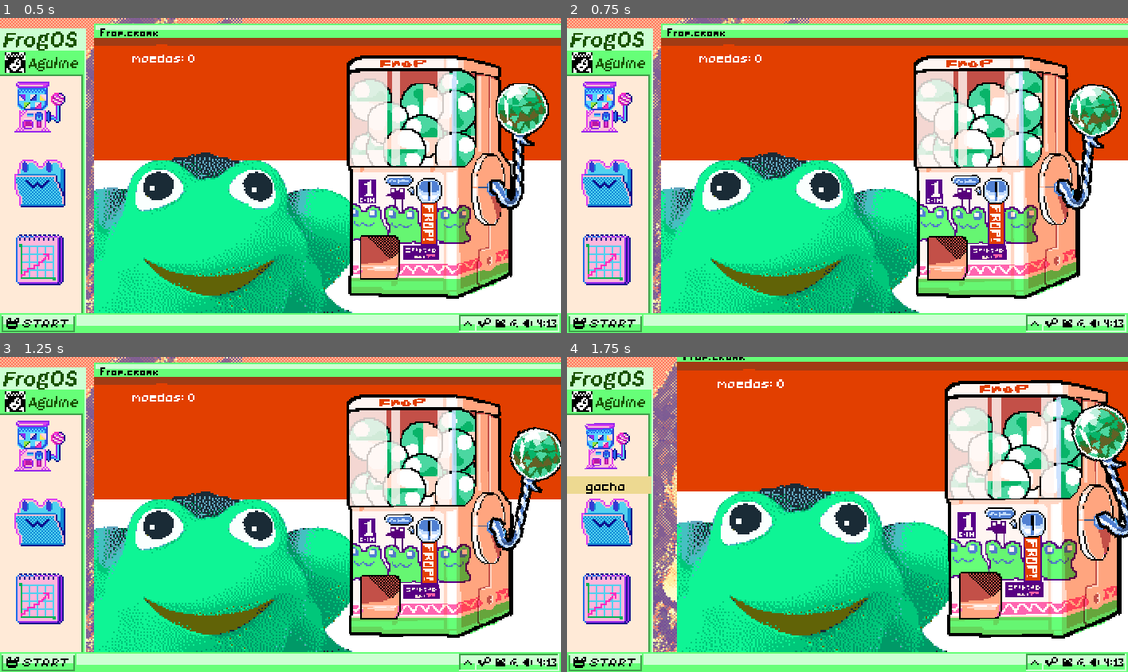
Above: before the commit, frames 1-4 (two rows, left to right).
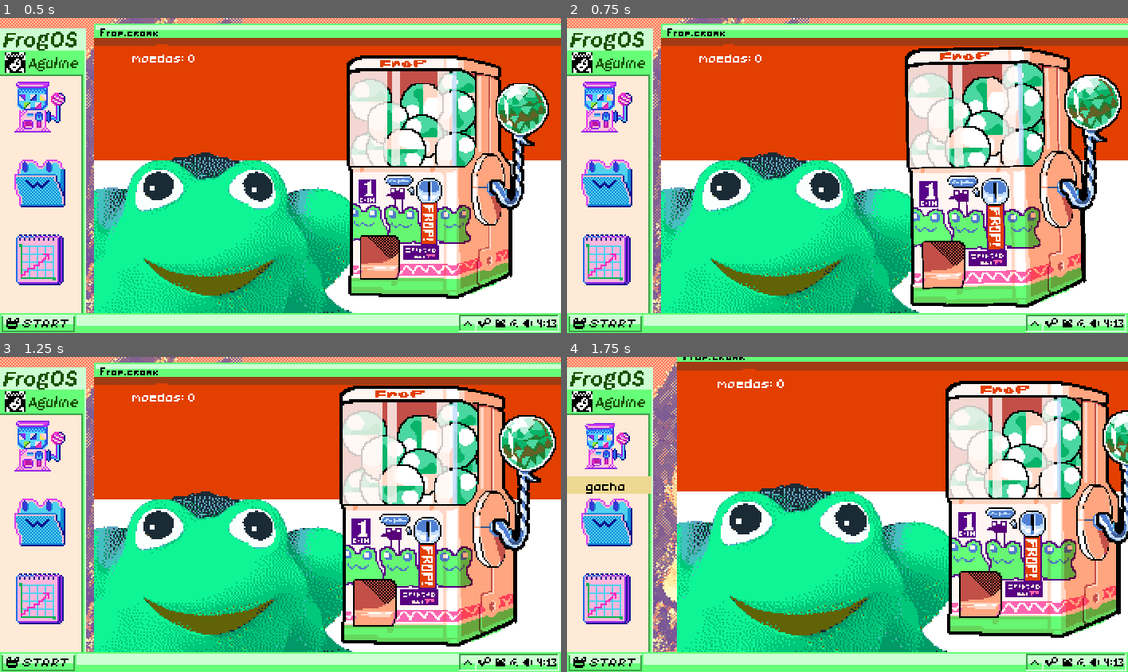
Above: after the commit, the same moments.

Repository: cosmicfoxgames/sapopon
Game: Godot game, scene res://scenes/desktop_master.tscn
Same seed, same stepped clock (60 frames per second), same inputs: the game is played once before the commit and once after it. This scene is started directly instead of the project's main scene.
Inputs (mouse positions are in pixels of both pictures, inside the frame that each line leads up to):
- Up to frame 1 (0.5 s): no input
- Up to frame 2 (0.75 s): tap Enter (game_enter) at 0.5 s; move the mouse to (998, 178) at 0.52 s; click (998, 178) at 0.6 s
- Up to frame 3 (1.25 s): tap Enter (game_enter) at 0.8 s
- Up to frame 4 (1.75 s): move the mouse to (606, 445) at 1.27 s; tap Enter (game_enter) at 1.35 s; click (606, 445) at 1.55 s

Frame 1 is identical in both runs. In frame 2, 16% of the frame differs, in the area x 60-99%, y 9-92%; in frame 3, 17%, in the area x 60-100%, y 9-92%; in frame 4, 5.7%.

Commit message:
added new frog screen

Diff:
--- a/project.godot
+++ b/project.godot
@@ -44,6 +44,7 @@
 "deadzone": 0.5,
 "events": [Object(InputEventKey,"resource_local_to_scene":false,"resource_name":"","device":-1,"window_id":0,"alt_press …(195 unchanged characters)…
 , Object(InputEventKey,"resource_local_to_scene":false,"resource_name":"","device":-1,"window_id":0,"alt_pressed":false …(182 unchanged characters)…
+, Object(InputEventMouseButton,"resource_local_to_scene":false,"resource_name":"","device":-1,"window_id":0,"alt_pressed":false,"shift_pressed":false,"ctrl_pressed":false,"meta_pressed":false,"button_mask":0,"position":Vector2(0, 0),"global_position":Vector2(0, 0),"factor":1.0,"button_index":1,"canceled":false,"pressed":false,"double_click":false,"script":null)
 ]
 }
 
--- /dev/null
+++ b/resources/frog_resources/frog_low_poly.tres
@@ -0,0 +1,9 @@
+[gd_resource type="Resource" script_class="FrogTemplate" load_steps=2 format=3 uid="uid://2cf8dcfya0ma"]
+
+[ext_resource type="Script" path="res://scripts/frog_template.gd" id="1_a0klr"]
+
+[resource]
+script = ExtResource("1_a0klr")
+id = "frog_low_poly"
+colection = 2
+frog_rarity = 1
--- a/scene objects/gacha.gd
+++ b/scene objects/gacha.gd
@@ -4,26 +4,41 @@
 
 @onready var anim = %AnimationPlayer
 
-var is_hovering
+var is_hovering = false
+var can_interact = true
 
 func _ready() -> void:
 	anim.play("idle")
 
 func _process(delta: float) -> void:
-	if Input.is_action_just_pressed("game_click") and is_hovering == true:
-		get_gacha()
+	if Input.is_action_just_pressed("game_click") and is_hovering == true and can_interact == true:
+		if PlayerData.current_money > 0:
+			get_gacha()
+		else: no_money()
 
 func get_gacha():
+	can_interact = false
 	anim.play("gacha")
 	await anim.animation_finished
-	anim.play("idle")
+
+	if is_hovering == false:
+		anim.play("idle")
+	can_interact = true
 
 	got_new_frog.emit()
+
+func no_money():
+	print("NO MONEY")
 
 #signals
 
 func _on_area_2d_mouse_entered() -> void:
+	anim.play("hover_in")
+	await anim.animation_finished
 	is_hovering = true
 
 func _on_area_2d_mouse_exited() -> void:
+	anim.play("hover_out")
 	is_hovering = false
+	await anim.animation_finished
+	anim.play("idle")
--- a/scene objects/gacha.tscn
+++ b/scene objects/gacha.tscn
@@ -1,40 +1,10 @@
-[gd_scene load_steps=11 format=3 uid="uid://bgg5woyjyfmwy"]
+[gd_scene load_steps=13 format=3 uid="uid://bgg5woyjyfmwy"]
 
 [ext_resource type="Texture2D" uid="uid://betjxpsofc3i6" path="res://resources/graphics/gacha/GACHABACK.PNG" id="1_eyycu"]
 [ext_resource type="Texture2D" uid="uid://dnedl5y2ueplo" path="res://resources/graphics/gacha/GACHAFRONT.PNG" id="1_lpaf7"]
 [ext_resource type="Script" path="res://scene objects/gacha.gd" id="1_n7kdm"]
 [ext_resource type="Texture2D" uid="uid://baihgicbqykr5" path="res://resources/graphics/gacha/BOLAS.PNG" id="2_cgk8g"]
 [ext_resource type="Texture2D" uid="uid://ck2g60qy0eoe5" path="res://resources/graphics/gacha/GACHALAVANCA.PNG" id="4_7yyqh"]
-
-[sub_resource type="Animation" id="Animation_lp5ag"]
-resource_name = "idle"
-length = 2.0
-loop_mode = 1
-step = 0.1
-tracks/0/type = "value"
-tracks/0/imported = false
-tracks/0/enabled = true
-tracks/0/path = NodePath("all_gacha:rotation")
-tracks/0/interp = 2
-tracks/0/loop_wrap = true
-tracks/0/keys = {
-"times": PackedFloat32Array(0, 0.5, 1, 1.5),
-"transitions": PackedFloat32Array(1, 1, 1, 1),
-"update": 0,
-"values": [0.0174533, 0.0, -0.0174533, 0.0]
-}
-tracks/1/type = "value"
-tracks/1/imported = false
-tracks/1/enabled = true
-tracks/1/path = NodePath("all_gacha:scale")
-tracks/1/interp = 2
-tracks/1/loop_wrap = true
-tracks/1/keys = {
-"times": PackedFloat32Array(0, 1),
-"transitions": PackedFloat32Array(1, 1),
-"update": 0,
-"values": [Vector2(1, 1), Vector2(1.01, 1.01)]
-}
 
 [sub_resource type="Animation" id="Animation_ft78n"]
 length = 0.001
@@ -116,10 +86,88 @@
 "values": [Vector2(0, 0), Vector2(0, 0), Vector2(1, -1), Vector2(-1, 1), Vector2(-1, -1), Vector2(1, 1), Vector2(0, 0)]
 }
 
+[sub_resource type="Animation" id="Animation_lp5ag"]
+resource_name = "idle"
+length = 2.0
+loop_mode = 1
+step = 0.1
+tracks/0/type = "value"
+tracks/0/imported = false
+tracks/0/enabled = true
+tracks/0/path = NodePath("all_gacha:rotation")
+tracks/0/interp = 2
+tracks/0/loop_wrap = true
+tracks/0/keys = {
+"times": PackedFloat32Array(0, 0.5, 1, 1.5),
+"transitions": PackedFloat32Array(1, 1, 1, 1),
+"update": 0,
+"values": [0.0174533, 0.0, -0.0174533, 0.0]
+}
+tracks/1/type = "value"
+tracks/1/imported = false
+tracks/1/enabled = true
+tracks/1/path = NodePath("all_gacha:scale")
+tracks/1/interp = 2
+tracks/1/loop_wrap = true
+tracks/1/keys = {
+"times": PackedFloat32Array(0, 1),
+"transitions": PackedFloat32Array(1, 1),
+"update": 0,
+"values": [Vector2(1, 1), Vector2(1.01, 1.01)]
+}
+
+[sub_resource type="Animation" id="Animation_ehpi3"]
+resource_name = "hover_in"
+length = 0.5
+step = 0.1
+tracks/0/type = "value"
+tracks/0/imported = false
+tracks/0/enabled = true
+tracks/0/path = NodePath("all_gacha:scale")
+tracks/0/interp = 2
+tracks/0/loop_wrap = true
+tracks/0/keys = {
+"times": PackedFloat32Array(0, 0.3, 0.4),
+"transitions": PackedFloat32Array(1, 1, 1),
+"update": 0,
+"values": [Vector2(1, 1), Vector2(1.1, 1.1), Vector2(1.08, 1.08)]
+}
+tracks/1/type = "value"
+tracks/1/imported = false
+tracks/1/enabled = true
+tracks/1/path = NodePath("all_gacha:rotation")
+tracks/1/interp = 1
+tracks/1/loop_wrap = true
+tracks/1/keys = {
+"times": PackedFloat32Array(0, 0.2, 0.3, 0.4),
+"transitions": PackedFloat32Array(1, 1, 1, 1),
+"update": 1,
+"values": [0.0, -0.0174533, 0.0174533, 0.0]
+}
+
+[sub_resource type="Animation" id="Animation_wgoav"]
+resource_name = "hover_out"
+length = 0.5
+step = 0.1
+tracks/0/type = "value"
+tracks/0/imported = false
+tracks/0/enabled = true
+tracks/0/path = NodePath("all_gacha:scale")
+tracks/0/interp = 2
+tracks/0/loop_wrap = true
+tracks/0/keys = {
+"times": PackedFloat32Array(0, 0.3, 0.4),
+"transitions": PackedFloat32Array(1, 1, 1),
+"update": 0,
+"values": [Vector2(1.08, 1.08), Vector2(0.98, 0.98), Vector2(1, 1)]
+}
+
 [sub_resource type="AnimationLibrary" id="AnimationLibrary_gokhi"]
 _data = {
 "RESET": SubResource("Animation_ft78n"),
 "gacha": SubResource("Animation_w5f7v"),
+"hover_in": SubResource("Animation_ehpi3"),
+"hover_out": SubResource("Animation_wgoav"),
 "idle": SubResource("Animation_lp5ag")
 }
 
--- /dev/null
+++ b/scene objects/got_frog.gd
@@ -0,0 +1,32 @@
+extends Control
+
+@onready var frog_img = %"64x64"
+@onready var frog_name = %frog_name
+
+@onready var anim = %AnimationPlayer
+
+var can_skip_already = false
+
+func _ready() -> void:
+	initiate_new_frog_anim(GameData.most_recent_frog)
+
+func _process(delta: float) -> void:
+	if Input.is_action_just_pressed("game_enter") and can_skip_already == true:
+		hide_itself()
+
+func initiate_new_frog_anim(frog : FrogTemplate):
+	can_skip_already = false
+	frog_name.text = frog.id
+	frog_img.texture = frog.get_frog_img()
+
+	anim.play("gacha_down")
+	await anim.animation_finished
+	anim.play("frgo_wiggle")
+
+	await get_tree().create_timer(3).timeout
+
+	can_skip_already = true
+
+func hide_itself():
+	visible = false
+	get_tree().paused = false
--- /dev/null
+++ b/scene objects/got_frog.tscn
@@ -0,0 +1,335 @@
+[gd_scene load_steps=10 format=3 uid="uid://35fox7or2yxn"]
+
+[ext_resource type="Script" path="res://scene objects/got_frog.gd" id="1_2qvfj"]
+[ext_resource type="Texture2D" uid="uid://8mgflsgjcajc" path="res://resources/placeholders/64x64.png" id="2_tn7i6"]
+[ext_resource type="Texture2D" uid="uid://cyeb3kwiq8a2e" path="res://resources/graphics/gacha/8OLAMETADE0.png" id="3_fp3mv"]
+[ext_resource type="Texture2D" uid="uid://teg3nse5bcmu" path="res://resources/graphics/gacha/8OLAMETADE1.PNG" id="4_fh2cd"]
+[ext_resource type="Theme" uid="uid://bascc1vb042uq" path="res://resources/ui_theme.tres" id="5_ccgb8"]
+
+[sub_resource type="Animation" id="Animation_t81sq"]
+resource_name = "gacha_down"
+length = 1.7
+step = 0.1
+tracks/0/type = "value"
+tracks/0/imported = false
+tracks/0/enabled = true
+tracks/0/path = NodePath("bola:position")
+tracks/0/interp = 2
+tracks/0/loop_wrap = true
+tracks/0/keys = {
+"times": PackedFloat32Array(0, 0.6, 0.8, 1),
+"transitions": PackedFloat32Array(1, 1, 1, 1),
+"update": 0,
+"values": [Vector2(176, -65), Vector2(176, 112), Vector2(176, 100), Vector2(176, 112)]
+}
+tracks/1/type = "value"
+tracks/1/imported = false
+tracks/1/enabled = true
+tracks/1/path = NodePath("bola:scale")
+tracks/1/interp = 2
+tracks/1/loop_wrap = true
+tracks/1/keys = {
+"times": PackedFloat32Array(0.1, 0.3, 0.5, 0.6, 0.8, 0.9, 1, 1.1, 1.2, 1.3),
+"transitions": PackedFloat32Array(1, 1, 1, 1, 1, 1, 1, 1, 1, 1),
+"update": 0,
+"values": [Vector2(2.5, 2.5), Vector2(2.5, 2.8), Vector2(2.5, 2.8), Vector2(2.9, 2.5), Vector2(2.5, 2.5), Vector2(2.5, 2.5), Vector2(2.9, 2.5), Vector2(2.5, 2.8), Vector2(2.5, 2.8), Vector2(2.5, 2.5)]
+}
+tracks/2/type = "value"
+tracks/2/imported = false
+tracks/2/enabled = false
+tracks/2/path = NodePath("bola:rotation")
+tracks/2/interp = 2
+tracks/2/loop_wrap = true
+tracks/2/keys = {
+"times": PackedFloat32Array(0.6, 0.8),
+"transitions": PackedFloat32Array(1, 1),
+"update": 0,
+"values": [0.0, -0.261799]
+}
+tracks/3/type = "value"
+tracks/3/imported = false
+tracks/3/enabled = true
+tracks/3/path = NodePath("bola/8olametade0:position")
+tracks/3/interp = 2
+tracks/3/loop_wrap = true
+tracks/3/keys = {
+"times": PackedFloat32Array(1.2, 1.4),
+"transitions": PackedFloat32Array(1, 1),
+"update": 0,
+"values": [Vector2(0, 0), Vector2(0, -55)]
+}
+tracks/4/type = "value"
+tracks/4/imported = false
+tracks/4/enabled = true
+tracks/4/path = NodePath("bola:modulate")
+tracks/4/interp = 2
+tracks/4/loop_wrap = true
+tracks/4/keys = {
+"times": PackedFloat32Array(0, 1.2, 1.5),
+"transitions": PackedFloat32Array(1, 1, 1),
+"update": 0,
+"values": [Color(1, 1, 1, 1), Color(1, 1, 1, 1), Color(1, 1, 1, 0)]
+}
+tracks/5/type = "value"
+tracks/5/imported = false
+tracks/5/enabled = true
+tracks/5/path = NodePath("64x64:visible")
+tracks/5/interp = 1
+tracks/5/loop_wrap = true
+tracks/5/keys = {
+"times": PackedFloat32Array(0, 1.2),
+"transitions": PackedFloat32Array(1, 1),
+"update": 1,
+"values": [false, true]
+}
+tracks/6/type = "value"
+tracks/6/imported = false
+tracks/6/enabled = true
+tracks/6/path = NodePath("64x64:scale")
+tracks/6/interp = 2
+tracks/6/loop_wrap = true
+tracks/6/keys = {
+"times": PackedFloat32Array(1.2, 1.5, 1.6),
+"transitions": PackedFloat32Array(1, 1, 1),
+"update": 0,
+"values": [Vector2(0.9, 0.9), Vector2(1.08, 1.08), Vector2(1, 1)]
+}
+tracks/7/type = "value"
+tracks/7/imported = false
+tracks/7/enabled = true
+tracks/7/path = NodePath("labels:modulate")
+tracks/7/interp = 1
+tracks/7/loop_wrap = true
+tracks/7/keys = {
+"times": PackedFloat32Array(0, 1.4, 1.7),
+"transitions": PackedFloat32Array(1, 1, 1),
+"update": 0,
+"values": [Color(1, 1, 1, 0), Color(1, 1, 1, 0), Color(1, 1, 1, 1)]
+}
+
+[sub_resource type="Animation" id="Animation_chgqj"]
+length = 0.001
+tracks/0/type = "value"
+tracks/0/imported = false
+tracks/0/enabled = true
+tracks/0/path = NodePath("bola:position")
+tracks/0/interp = 1
+tracks/0/loop_wrap = true
+tracks/0/keys = {
+"times": PackedFloat32Array(0),
+"transitions": PackedFloat32Array(1),
+"update": 0,
+"values": [Vector2(176, -65)]
+}
+tracks/1/type = "value"
+tracks/1/imported = false
+tracks/1/enabled = true
+tracks/1/path = NodePath("bola:scale")
+tracks/1/interp = 1
+tracks/1/loop_wrap = true
+tracks/1/keys = {
+"times": PackedFloat32Array(0),
+"transitions": PackedFloat32Array(1),
+"update": 0,
+"values": [Vector2(2.5, 2.5)]
+}
+tracks/2/type = "value"
+tracks/2/imported = false
+tracks/2/enabled = true
+tracks/2/path = NodePath("bola:rotation")
+tracks/2/interp = 1
+tracks/2/loop_wrap = true
+tracks/2/keys = {
+"times": PackedFloat32Array(0),
+"transitions": PackedFloat32Array(1),
+"update": 0,
+"values": [0.0]
+}
+tracks/3/type = "value"
+tracks/3/imported = false
+tracks/3/enabled = true
+tracks/3/path = NodePath("bola/8olametade0:position")
+tracks/3/interp = 1
+tracks/3/loop_wrap = true
+tracks/3/keys = {
+"times": PackedFloat32Array(0),
+"transitions": PackedFloat32Array(1),
+"update": 0,
+"values": [Vector2(0, 0)]
+}
+tracks/4/type = "value"
+tracks/4/imported = false
+tracks/4/enabled = true
+tracks/4/path = NodePath("bola:modulate")
+tracks/4/interp = 1
+tracks/4/loop_wrap = true
+tracks/4/keys = {
+"times": PackedFloat32Array(0),
+"transitions": PackedFloat32Array(1),
+"update": 0,
+"values": [Color(1, 1, 1, 1)]
+}
+tracks/5/type = "value"
+tracks/5/imported = false
+tracks/5/enabled = true
+tracks/5/path = NodePath("64x64:visible")
+tracks/5/interp = 1
+tracks/5/loop_wrap = true
+tracks/5/keys = {
+"times": PackedFloat32Array(0),
+"transitions": PackedFloat32Array(1),
+"update": 1,
+"values": [false]
+}
+tracks/6/type = "value"
+tracks/6/imported = false
+tracks/6/enabled = true
+tracks/6/path = NodePath("64x64:scale")
+tracks/6/interp = 1
+tracks/6/loop_wrap = true
+tracks/6/keys = {
+"times": PackedFloat32Array(0),
+"transitions": PackedFloat32Array(1),
+"update": 0,
+"values": [Vector2(1, 1)]
+}
+tracks/7/type = "value"
+tracks/7/imported = false
+tracks/7/enabled = true
+tracks/7/path = NodePath("labels:modulate")
+tracks/7/interp = 1
+tracks/7/loop_wrap = true
+tracks/7/keys = {
+"times": PackedFloat32Array(0),
+"transitions": PackedFloat32Array(1),
+"update": 0,
+"values": [Color(1, 1, 1, 0)]
+}
+tracks/8/type = "value"
+tracks/8/imported = false
+tracks/8/enabled = true
+tracks/8/path = NodePath("64x64:rotation")
+tracks/8/interp = 1
+tracks/8/loop_wrap = true
+tracks/8/keys = {
+"times": PackedFloat32Array(0),
+"transitions": PackedFloat32Array(1),
+"update": 0,
+"values": [0.0]
+}
+
+[sub_resource type="Animation" id="Animation_4wk6f"]
+resource_name = "frgo_wiggle"
+length = 2.0
+loop_mode = 1
+step = 0.1
+tracks/0/type = "value"
+tracks/0/imported = false
+tracks/0/enabled = true
+tracks/0/path = NodePath("64x64:rotation")
+tracks/0/interp = 2
+tracks/0/loop_wrap = true
+tracks/0/keys = {
+"times": PackedFloat32Array(0, 0.5, 1, 1.5),
+"transitions": PackedFloat32Array(1, 1, 1, 1),
+"update": 0,
+"values": [0.0174533, 0.0, -0.0174533, 0.0]
+}
+tracks/1/type = "value"
+tracks/1/imported = false
+tracks/1/enabled = true
+tracks/1/path = NodePath("64x64:scale")
+tracks/1/interp = 1
+tracks/1/loop_wrap = true
+tracks/1/keys = {
+"times": PackedFloat32Array(0, 1),
+"transitions": PackedFloat32Array(1, 1),
+"update": 0,
+"values": [Vector2(1, 1), Vector2(1.01, 1.01)]
+}
+
+[sub_resource type="AnimationLibrary" id="AnimationLibrary_0s0ja"]
+_data = {
+"RESET": SubResource("Animation_chgqj"),
+"frgo_wiggle": SubResource("Animation_4wk6f"),
+"gacha_down": SubResource("Animation_t81sq")
+}
+
+[node name="got_frog" type="Control"]
+process_mode = 2
+layout_mode = 3
+anchors_preset = 15
+anchor_right = 1.0
+anchor_bottom = 1.0
+grow_horizontal = 2
+grow_vertical = 2
+script = ExtResource("1_2qvfj")
+metadata/_edit_vertical_guides_ = [176.0]
+
+[node name="ColorRect" type="ColorRect" parent="."]
+layout_mode = 0
+offset_left = -8.0
+offset_top = -5.0
+offset_right = 359.0
+offset_bottom = 210.0
+color = Color(0, 0.0588235, 0, 0.396078)
+
+[node name="64x64" type="Sprite2D" parent="."]
+unique_name_in_owner = true
+visible = false
+position = Vector2(176, 118)
+texture = ExtResource("2_tn7i6")
+
+[node name="bola" type="Control" parent="."]
+anchors_preset = 0
+offset_left = 176.0
+offset_top = -65.0
+offset_right = 176.0
+offset_bottom = -65.0
+scale = Vector2(2.5, 2.5)
+pivot_offset = Vector2(0, 8)
+
+[node name="8olametade0" type="Sprite2D" parent="bola"]
+texture = ExtResource("3_fp3mv")
+
+[node name="8olametade1" type="Sprite2D" parent="bola"]
+position = Vector2(0, 15)
+texture = ExtResource("4_fh2cd")
+
+[node name="labels" type="Control" parent="."]
+unique_name_in_owner = true
+modulate = Color(1, 1, 1, 0)
+anchors_preset = 0
+offset_right = 40.0
+offset_bottom = 40.0
+
+[node name="new_frog" type="Label" parent="labels"]
+unique_name_in_owner = true
+layout_mode = 0
+offset_left = 88.0
+offset_top = 49.0
+offset_right = 264.0
+offset_bottom = 72.0
+theme = ExtResource("5_ccgb8")
+theme_override_colors/font_color = Color(1, 1, 1, 1)
+theme_override_font_sizes/font_size = 20
+text = "you gotta a new frog!"
+horizontal_alignment = 1
+
+[node name="frog_name" type="Label" parent="labels"]
+unique_name_in_owner = true
+layout_mode = 0
+offset_left = 88.0
+offset_top = 154.0
+offset_right = 264.0
+offset_bottom = 177.0
+theme = ExtResource("5_ccgb8")
+theme_override_colors/font_color = Color(1, 1, 1, 1)
+text = "frog"
+horizontal_alignment = 1
+
+[node name="AnimationPlayer" type="AnimationPlayer" parent="."]
+unique_name_in_owner = true
+libraries = {
+"": SubResource("AnimationLibrary_0s0ja")
+}
--- a/scenes/desktop_master.gd
+++ b/scenes/desktop_master.gd
@@ -3,11 +3,17 @@
 @onready var anim = %AnimationPlayer
 @onready var all_scenes = %all_scenes_here
 
+@export var got_frog_scene : PackedScene
+
 func _ready() -> void:
 	on_first_start_game()
+	connect_all_signals()
 
 func _process(delta: float) -> void:
 	pass
+
+func connect_all_signals():
+	GlobalSignals.got_new_frog.connect(_on_get_new_frog)
 
 func on_first_start_game():
 	handle_changing_scene(load(GameData.scene_paths[GameData.SCENES.GACHA_ROOM]))
@@ -38,9 +44,13 @@
 
 func _on_button_gacha_clicked(which: Variant) -> void:
 	click(which)
-
 func _on_button_collection_clicked(which: Variant) -> void:
 	click(which)
-
 func _on_button_market_clicked(which: Variant) -> void:
 	click(which)
+
+func _on_get_new_frog(frog : FrogTemplate):
+	print("veio pro _on_et_new_frog")
+	var new_frog_scene = got_frog_scene.instantiate()
+	add_child(new_frog_scene)
+	get_tree().paused = true
--- a/scenes/desktop_master.tscn
+++ b/scenes/desktop_master.tscn
@@ -10,6 +10,34 @@
 [ext_resource type="Texture2D" uid="uid://pjruikvqf6tc" path="res://resources/graphics/icons/Mini gacha.png" id="5_j5soa"]
 [ext_resource type="Texture2D" uid="uid://cr3wi2oevbyy4" path="res://resources/graphics/icons/Pasta sapo.png" id="6_08typ"]
 [ext_resource type="Texture2D" uid="uid://c2uxlt1qdpdt7" path="res://resources/graphics/icons/Stonks.png" id="7_lrdsq"]
+[ext_resource type="PackedScene" uid="uid://35fox7or2yxn" path="res://scene objects/got_frog.tscn" id="11_f4118"]
+
+[sub_resource type="Animation" id="Animation_bre8d"]
+length = 0.001
+tracks/0/type = "value"
+tracks/0/imported = false
+tracks/0/enabled = true
+tracks/0/path = NodePath("all_scenes_here:position")
+tracks/0/interp = 1
+tracks/0/loop_wrap = true
+tracks/0/keys = {
+"times": PackedFloat32Array(0),
+"transitions": PackedFloat32Array(1),
+"update": 0,
+"values": [Vector2(59, 3)]
+}
+tracks/1/type = "value"
+tracks/1/imported = false
+tracks/1/enabled = true
+tracks/1/path = NodePath("all_scenes_here:scale")
+tracks/1/interp = 1
+tracks/1/loop_wrap = true
+tracks/1/keys = {
+"times": PackedFloat32Array(0),
+"transitions": PackedFloat32Array(1),
+"update": 0,
+"values": [Vector2(1, 1)]
+}
 
 [sub_resource type="Animation" id="Animation_02b60"]
 resource_name = "window_in"
@@ -38,33 +66,6 @@
 "transitions": PackedFloat32Array(1, 1, 1),
 "update": 0,
 "values": [Vector2(0.11, 0.11), Vector2(1.05, 1.05), Vector2(1, 1)]
-}
-
-[sub_resource type="Animation" id="Animation_bre8d"]
-length = 0.001
-tracks/0/type = "value"
-tracks/0/imported = false
-tracks/0/enabled = true
-tracks/0/path = NodePath("all_scenes_here:position")
-tracks/0/interp = 1
-tracks/0/loop_wrap = true
-tracks/0/keys = {
-"times": PackedFloat32Array(0),
-"transitions": PackedFloat32Array(1),
-"update": 0,
-"values": [Vector2(59, 3)]
-}
-tracks/1/type = "value"
-tracks/1/imported = false
-tracks/1/enabled = true
-tracks/1/path = NodePath("all_scenes_here:scale")
-tracks/1/interp = 1
-tracks/1/loop_wrap = true
-tracks/1/keys = {
-"times": PackedFloat32Array(0),
-"transitions": PackedFloat32Array(1),
-"update": 0,
-"values": [Vector2(1, 1)]
 }
 
 [sub_resource type="Animation" id="Animation_a161b"]
@@ -112,6 +113,7 @@
 grow_vertical = 2
 mouse_filter = 1
 script = ExtResource("1_vxdqc")
+got_frog_scene = ExtResource("11_f4118")
 
 [node name="ColorRect" type="ColorRect" parent="."]
 layout_mode = 0
--- a/scenes/gacha_master.gd
+++ b/scenes/gacha_master.gd
@@ -12,8 +12,11 @@
 func connect_all_signals():
 	GlobalSignals.advance_day.connect(_on_advance_day)
 
+
 func get_new_frog():
 	var new_frog = GameData.pick_new_random_frog_from_gacha()
+	GameData.most_recent_frog = new_frog
+	GlobalSignals.got_new_frog.emit(new_frog)
 	#GlobalSignals.print_to_console.emit("GOT A NEW FROG!\nIt is: " + new_frog.id + ", from the " + GameData.FROG_COLECTIONS.keys()[new_frog.colection] + " collesction, and it is the rarity of " + str(new_frog.frog_rarity))
 
 func advance_day():
--- a/scenes/game_master.tscn
+++ b/scenes/game_master.tscn
@@ -22,9 +22,11 @@
 
 [node name="music" type="AudioStreamPlayer2D" parent="."]
 unique_name_in_owner = true
+process_mode = 3
 
 [node name="sfx_handler" type="Node2D" parent="."]
 unique_name_in_owner = true
+process_mode = 3
 script = ExtResource("2_866cm")
 
 [node name="sfx1" type="AudioStreamPlayer2D" parent="sfx_handler"]
--- a/scripts/frog_template.gd
+++ b/scripts/frog_template.gd
@@ -1,5 +1,7 @@
 extends Resource
 class_name FrogTemplate
+
+const FROG_IMG_PATH = "res://resources/graphics/frogs/%s.png"
 
 enum RARITY {COMMOM, INCOMMOM, RARE, UNIQUE}
 
@@ -7,6 +9,12 @@
 @export var colection : GameData.FROG_COLECTIONS
 @export var frog_rarity : RARITY
 
-
 func get_value():
 	return((frog_rarity + 1) * (frog_rarity + 1))
+
+func get_frog_img():
+	print("veio pro get_frog_img")
+	print(FROG_IMG_PATH % id)
+	print(FROG_IMG_PATH)
+	print(id)
+	return(load(FROG_IMG_PATH % id))
--- a/scripts/game_data.gd
+++ b/scripts/game_data.gd
@@ -17,11 +17,13 @@
 ]
 
 const FROG_TEMPLATE_PATH = "res://resources/frog_resources/%s.tres"
-const FROG_LIST = ["frog_angel", "frog_d …(469 unchanged characters)…
+#const FROG_LIST = ["frog_angel", "frog_d …(469 unchanged characters)…
+const FROG_LIST = ["frog_low_poly"]
 
 const DEFAUT_START_PLAYER_MONEY = 10
 
 var is_firt_time = true
+var most_recent_frog : FrogTemplate
 
 func get_all_frog_templates():
 	var all_frogs = []
--- a/scripts/global_signals.gd
+++ b/scripts/global_signals.gd
@@ -4,6 +4,7 @@
 
 signal change_scene(scene : PackedScene)
 signal advance_day()
+signal got_new_frog(frog : FrogTemplate)
 
 signal play_music(which)
 signal play_sfx(which)
Renamed: resources/graphics/frogs/frog_hfroger.PNG -> resources/graphics/frogs/frog_hfroger.png
Not shown, added: resources/graphics/frogs/frog_hfroger.png.import
Renamed: resources/graphics/frogs/frog_jfrog.PNG -> resources/graphics/frogs/frog_jfrog.png
Not shown, added: resources/graphics/frogs/frog_jfrog.png.import
Renamed: resources/graphics/frogs/frog_low_poly.PNG -> resources/graphics/frogs/frog_low_poly.png
Not shown, added: resources/graphics/frogs/frog_low_poly.png.import
Binary file added: resources/placeholders/16x16.png
Not shown, added: resources/placeholders/16x16.png.import
Binary file added: resources/placeholders/64x64.png
Not shown, changed: resources/placeholders/64x64.png.import
Not shown: 1 places in scenes/desktop_master.tscn that only renumber resources
